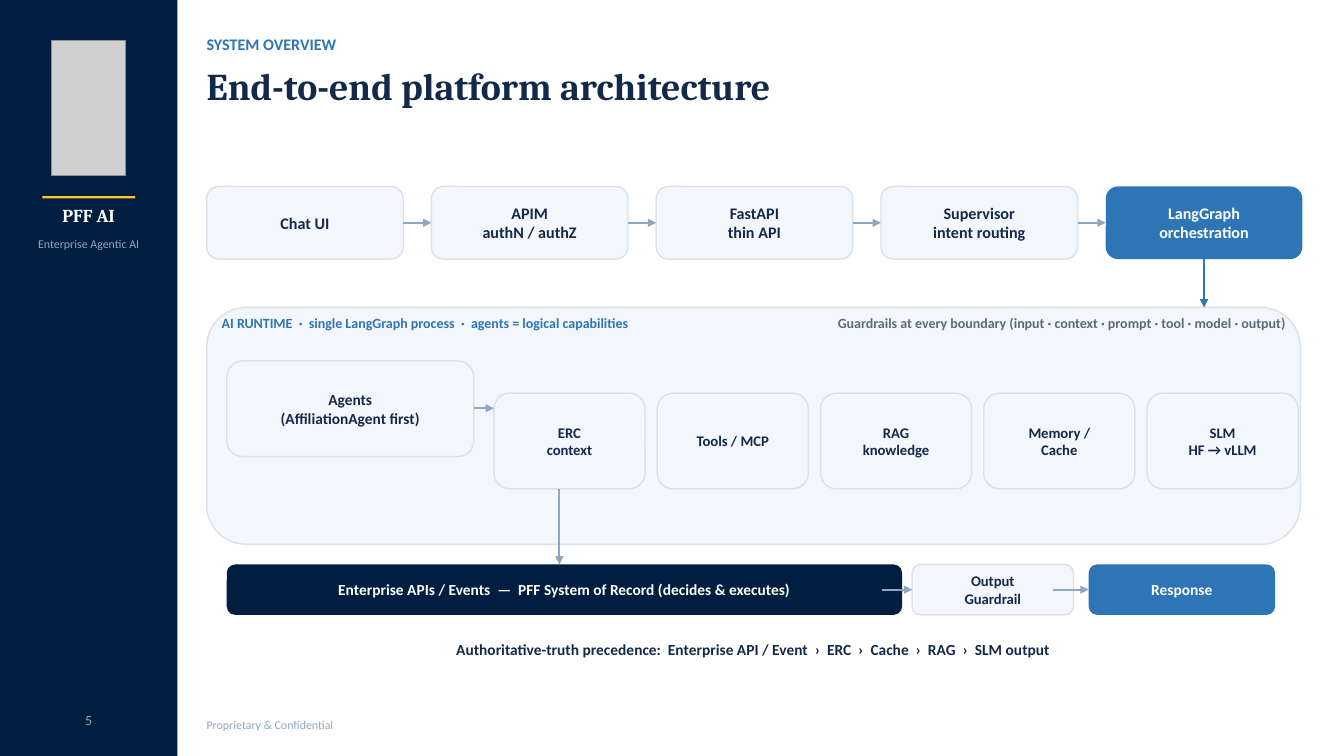
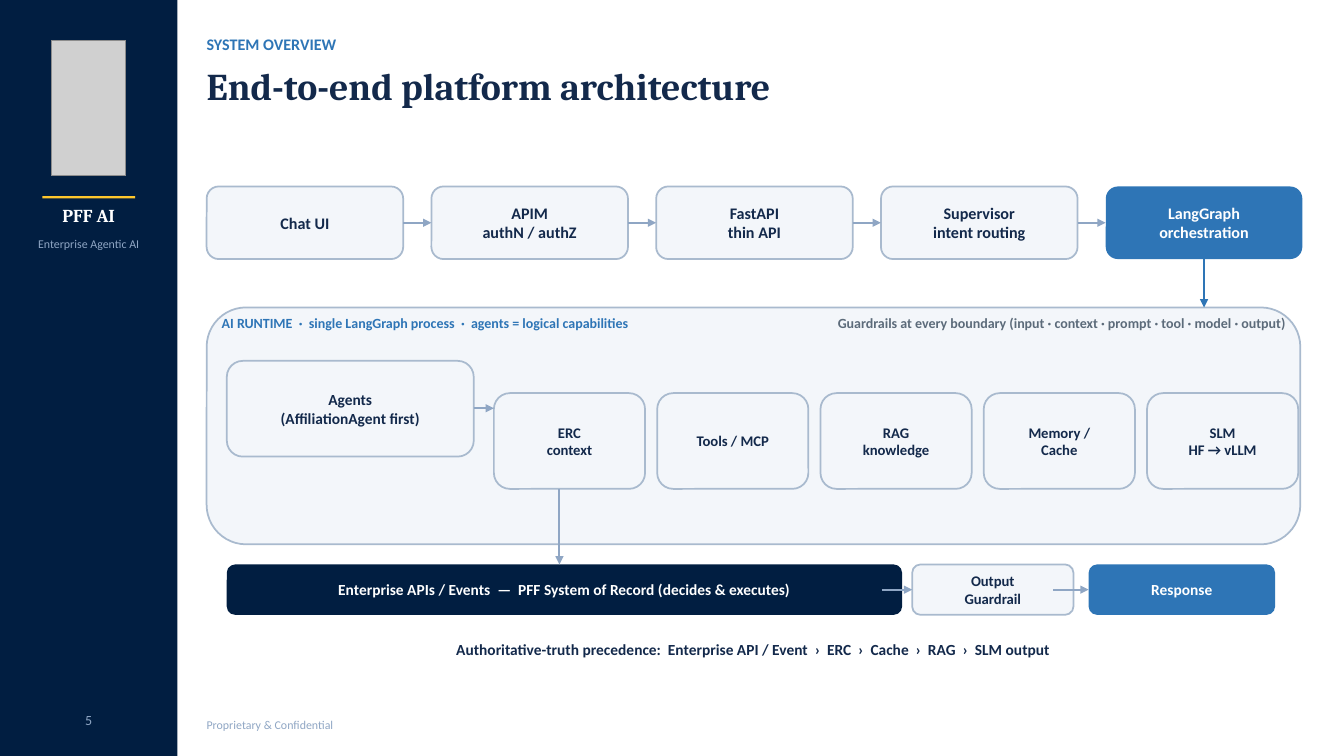
Before and after one commit to gobimca87/PF-FT, a slide deck: slide 6 of docs/PPT/00-overview.pptx. Drawn at 1344x756 pixels with LibreOffice and Linux fonts; fonts in the diff are those of the drawing; grey boxes stand for pictures. Boxes give left, top, right and bottom in pixels: in the first picture for what was removed or moved away, otherwise in the second. Text is boxed around its words. In the diff, an @@ line names an element or a change of style, - is before the commit and + after.

```diff
--- a/docs/PPT/00-overview.pptx
+++ b/docs/PPT/00-overview.pptx
@@ outline #D9E1EA 1 pt to #A9BACE 1.25 pt in 12 elements at (207, 187, 403, 259), (432, 187, 628, 259), (656, 187, 853, 259), (881, 187, 1078, 259), (227, 361, 474, 457), (494, 393, 645, 489), (657, 393, 809, 489), (821, 393, 972, 489), (984, 393, 1135, 489), (1147, 393, 1299, 489), (912, 565, 1074, 615), (207, 308, 1301, 544) @@
```
Also in this commit, not shown: 3 other slides changed, 2 other files.
